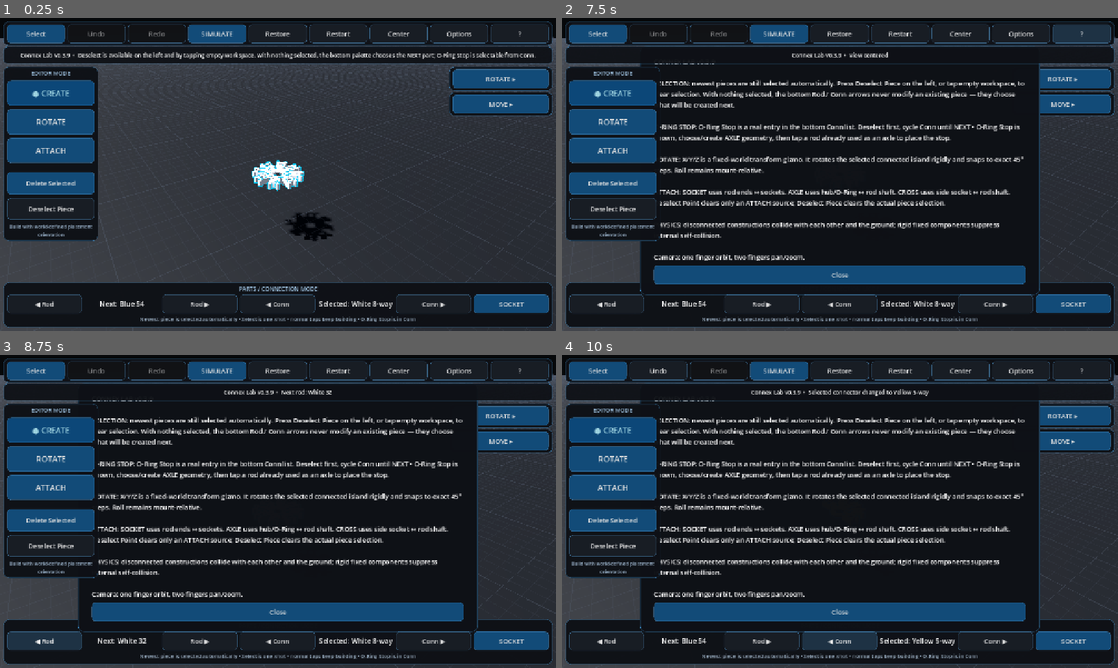
Above: before the commit, frames 1-4 (two rows, left to right).
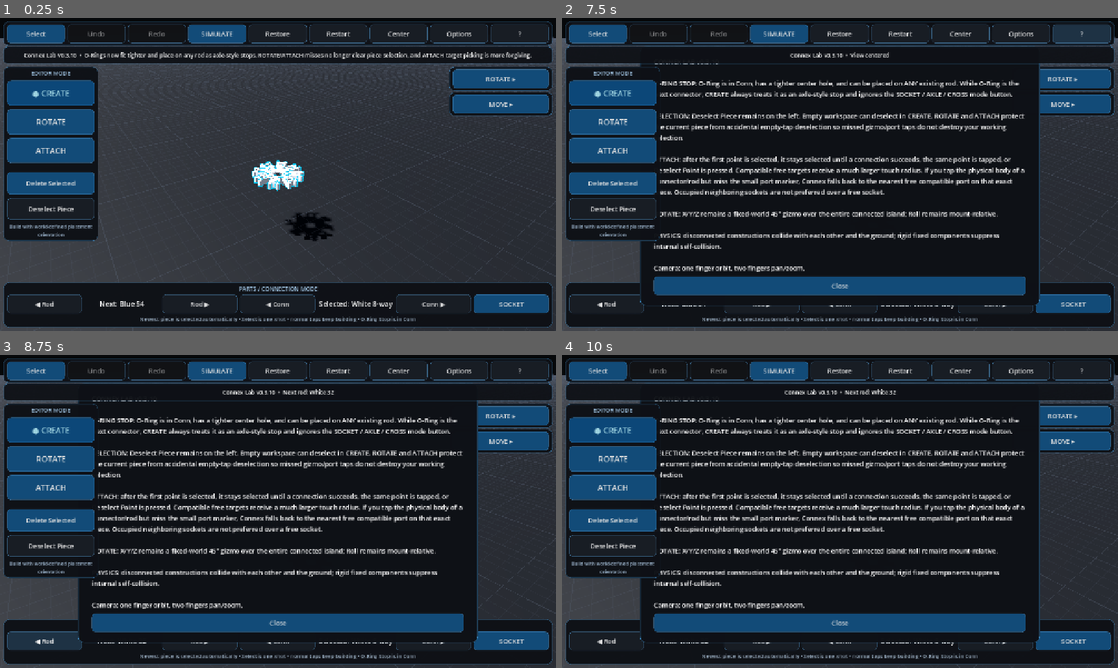
Above: after the commit, the same moments.

Repository: pixel375/connex
Game: Godot game, scene res://Main.tscn
Two runs of this game, one before a commit and one after it. Both use one fixed random seed, a clock stepped at 60 frames per second and the inputs below.
Inputs:
- Up to frame 1 (0.25 s): no input
- Up to frame 2 (7.5 s): click "Restart" at 0.5 s; click "Restart" at 1.25 s; click "Restart" at 2 s; click "Select" at 2.75 s; click "SELECT…" at 3.5 s; click "SIMULATE" at 4.25 s; click "BUILD" at 5 s; click "Restore" at 5.75 s; click "Center" at 6.5 s; click "?" at 7.25 s
- Up to frame 3 (8.75 s): click "◀ Rod" at 8 s
- Up to frame 4 (10 s): click "Rod ▶" at 8.75 s; click "◀ Conn" at 9.5 s

The runs differ from the first frame. In frame 1, 1.0% of the frame differs, in the area x 3-97%, y 10-14%; in frame 2, 15%; in frame 3, 15%; in frame 4, 16%, in the area x 14-86%, y 4-95%.

Commit message:
Point Main scene to v0.3.10 script

Diff:
--- a/Main.tscn
+++ b/Main.tscn
@@ -1,6 +1,6 @@
 [gd_scene load_steps=2 format=3]
 
-[ext_resource type="Script" path="res://scripts/main_v039.gd" id="1_main"]
+[ext_resource type="Script" path="res://scripts/main_v040.gd" id="1_main"]
 
 [node name="Main" type="Node3D"]
 script = ExtResource("1_main")
